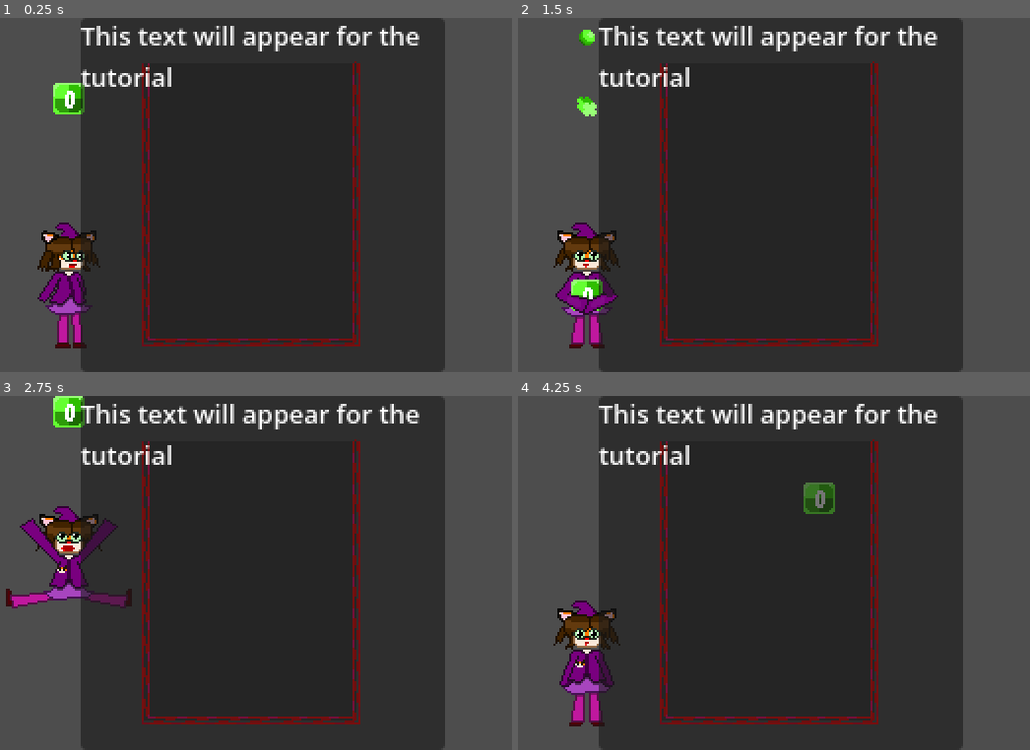
Above: before the commit, frames 1-4 (two rows, left to right).
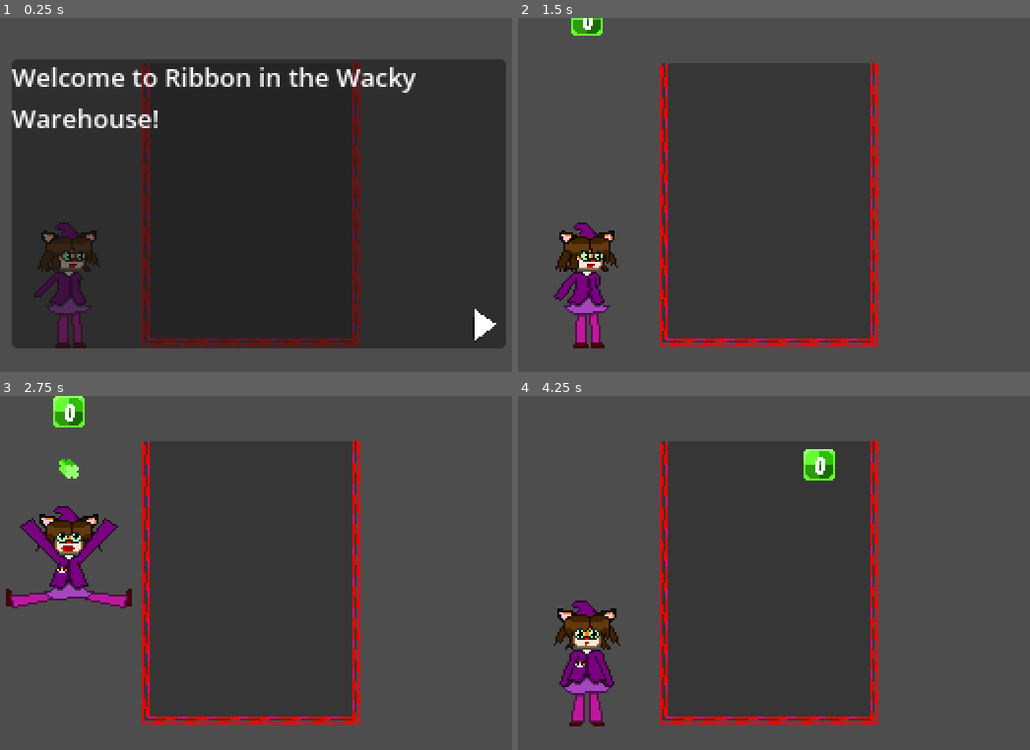
Above: after the commit, the same moments.

Repository: HuskyGameDev/2025f-team2
Game: Godot game, scene res://Scenes/TestScenes/TutorialLevel.tscn
Same seed, same stepped clock (60 frames per second), same inputs: the game is played once before the commit and once after it. This scene is started directly instead of the project's main scene.
Inputs (mouse positions are in pixels of both pictures, inside the frame that each line leads up to):
- Up to frame 1 (0.25 s): no input
- Up to frame 2 (1.5 s): click (1004, 322) at 0.52 s; click (1004, 322) at 1.27 s
- Up to frame 3 (2.75 s): hold Right (right) from 2.03 s (still down); hold Z (release) from 2.03 s (still down)
- Up to frame 4 (4.25 s): release Right (right) at 2.78 s; release Z (release) at 2.78 s; hold Down (down) 2.78-3.53 s; tap R (reroll) at 2.85 s; hold Right (right) from 3.53 s (still down); hold Z (release) from 3.53 s (still down)

The runs differ from the first frame. In frame 1, 35% of the frame differs, in the area x 2-99%, y 0-100%; in frame 2, 41%, in the area x 6-87%, y 0-100%; in frame 3, 39%; in frame 4, 40%.

Commit message:
lots of small things
Adjusted the painter enemy, now heals upon successful paint and loses health when it fails to paint. Started scripting the tutorial level. Moved the level select images folder to artwork.

Diff:
--- a/Scenes/TestScenes/LevelSelect.tscn
+++ b/Scenes/TestScenes/LevelSelect.tscn
@@ -2,7 +2,7 @@
 
 [ext_resource type="PackedScene" uid="uid://daayhk5gnjecm" path="res://Scenes/UI_Objects/level_select_button.tscn" id="1_oqg5x"]
 [ext_resource type="Script" uid="uid://c1tvvf4myq6lo" path="res://Scripts/UI_Scripts/OtherSceneButton.gd" id="2_4520y"]
-[ext_resource type="Texture2D" uid="uid://b1ra7nmrv2h07" path="res://Scenes/UI_Objects/LevelSelectImages/Screenshot 2025-10-28 014545.png" id="2_ro8ci"]
+[ext_resource type="Texture2D" uid="uid://b1ra7nmrv2h07" path="res://Artwork/LevelSelectImages/Screenshot 2025-10-28 014545.png" id="2_ro8ci"]
 
 [node name="LevelSelect" type="Node2D"]
 
--- a/Scenes/TestScenes/TutorialLevel.tscn
+++ b/Scenes/TestScenes/TutorialLevel.tscn
@@ -1,35 +1,56 @@
-[gd_scene load_steps=3 format=3 uid="uid://dgqkp7hs1rt6s"]
+[gd_scene load_steps=5 format=3 uid="uid://dgqkp7hs1rt6s"]
 
 [ext_resource type="PackedScene" uid="uid://co48nl1f8gywv" path="res://Scenes/TestScenes/TestScene.tscn" id="1_e6cgc"]
 [ext_resource type="Resource" uid="uid://bybgsal6s5ns2" path="res://Resources/TutorialOrder.tres" id="2_rsw4r"]
+[ext_resource type="Script" uid="uid://4yc2xwcc25wf" path="res://Scripts/Gameplay/TutorialControl.gd" id="3_e01v6"]
+[ext_resource type="Texture2D" uid="uid://c0bk8drpiwjwo" path="res://Artwork/UI/Arrow.png" id="4_ft24j"]
 
 [node name="TutorialLevel" type="Node2D"]
 
-[node name="Tutorial" parent="." instance=ExtResource("1_e6cgc")]
+[node name="LevelManager" parent="." instance=ExtResource("1_e6cgc")]
 levelOrder = ExtResource("2_rsw4r")
 
-[node name="Border" parent="Tutorial" index="0"]
+[node name="Border" parent="LevelManager" index="0"]
 default_color = Color(1, 0, 1, 1)
 
-[node name="Background" parent="Tutorial" index="4"]
+[node name="Background" parent="LevelManager" index="4"]
 visible = false
 
-[node name="TutorialTextAndController" type="Control" parent="."]
+[node name="TutorialController" type="Control" parent="." node_paths=PackedStringArray("label", "textbox")]
+process_mode = 3
 layout_mode = 3
 anchors_preset = 0
-offset_right = 104.0
-offset_bottom = 104.0
+offset_right = 320.0
+offset_bottom = 180.0
+script = ExtResource("3_e01v6")
+label = NodePath("TextBox/Text")
+textbox = NodePath("TextBox")
 
-[node name="TextBox" type="Panel" parent="TutorialTextAndController"]
-offset_left = 72.0
-offset_right = 257.0
-offset_bottom = 180.0
+[node name="TextBox" type="Panel" parent="TutorialController"]
+layout_mode = 0
+offset_left = 37.0
+offset_top = 21.0
+offset_right = 288.0
+offset_bottom = 168.0
 
-[node name="Text" type="Label" parent="TutorialTextAndController/TextBox"]
-offset_right = 186.0
-offset_bottom = 180.0
+[node name="Text" type="Label" parent="TutorialController/TextBox"]
+layout_mode = 0
+offset_right = 252.0
+offset_bottom = 147.0
 theme_override_font_sizes/font_size = 13
 text = "This text will appear for the tutorial"
 autowrap_mode = 2
 
-[editable path="Tutorial"]
+[node name="NextButton" type="TextureButton" parent="TutorialController/TextBox"]
+layout_mode = 0
+offset_left = 229.0
+offset_top = 122.0
+offset_right = 251.0
+offset_bottom = 147.0
+texture_normal = ExtResource("4_ft24j")
+ignore_texture_size = true
+stretch_mode = 0
+
+[connection signal="pressed" from="TutorialController/TextBox/NextButton" to="TutorialController" method="_on_next_button_pressed"]
+
+[editable path="LevelManager"]
--- a/Scenes/UI_Objects/level_select_button.tscn
+++ b/Scenes/UI_Objects/level_select_button.tscn
@@ -1,6 +1,6 @@
 [gd_scene load_steps=3 format=3 uid="uid://daayhk5gnjecm"]
 
-[ext_resource type="Texture2D" uid="uid://4tcmmpu5ywxt" path="res://Scenes/UI_Objects/LevelSelectImages/Screenshot 2025-10-28 010829.png" id="1_majh7"]
+[ext_resource type="Texture2D" uid="uid://4tcmmpu5ywxt" path="res://Artwork/LevelSelectImages/Screenshot 2025-10-28 010829.png" id="1_majh7"]
 [ext_resource type="Script" uid="uid://c1tvvf4myq6lo" path="res://Scripts/UI_Scripts/OtherSceneButton.gd" id="2_5xsv1"]
 
 [node name="LevelSelectTemplate" type="Control"]
@@ -28,7 +28,7 @@
 modulate = Color(1, 1, 1, 0)
 layout_mode = 0
 offset_right = 80.0
-offset_bottom = 64.0
+offset_bottom = 72.0
 script = ExtResource("2_5xsv1")
 
 [connection signal="pressed" from="Button" to="Button" method="_on_pressed"]
--- a/Scripts/Gameplay/PainterEnemy.gd
+++ b/Scripts/Gameplay/PainterEnemy.gd
@@ -6,6 +6,7 @@
 		return
 
 	# paint neighbors (use safe typing)
+	var didPaint = false
 	var dirs = [Vector2i(1,0), Vector2i(-1,0), Vector2i(0,1), Vector2i(0,-1)]
 	for d in dirs:
 		var nx: int = bPosition.x + d.x
@@ -15,8 +16,14 @@
 			if neighbor != null and neighbor.bType == BlockType.Block:
 				# choose a random valid palette index on the neighbor
 				if neighbor.palletes != null and neighbor.palletes.size() > 0:
+					#every time the painter successfully paints, it gains one health
+					didPaint = true
+					take_damage(-1)
 					var idx = randi_range(0, neighbor.palletes.size() - 1)
 					neighbor._set_color(idx)
+	#checks for if the painter painted after trying to paint
+	if(!didPaint):
+		take_damage(1)
 
 	# attempt move left or right after painting
 	var dir = -1 if randf() < 0.5 else 1
--- /dev/null
+++ b/Scripts/Gameplay/TutorialControl.gd
@@ -0,0 +1,64 @@
+extends Control
+
+@export var label: Label
+@export var textbox: Panel
+
+# Complete control of everything that happens within the tutorial level
+
+# upon loading in, pause immediately "welcome to Ribbon in the Wacky Warehouse!"
+#"In a moment you will be thrown a block, and then magic crystals will start filling it"
+
+func _ready() -> void:
+	setText("Welcome to Ribbon in the Wacky Warehouse!")
+	get_tree().paused = true
+
+#easy way to set text
+func setText(s: String):
+	label.text = s
+
+#tracks the current phase of the tutorial
+#not exclusively incremented by the button
+var phase = 0
+#phase 0 is when the level is first entered: paused + welcome
+#phase 1: "block will given"
+#phase 2: unpauses, set timer, wait for block to fill to 10 -> phase 3
+	#or if player throws block -> phase 5
+#level manager has a function create block that returns the block, use this to track it being filled
+
+#phase 3: pauses again "throw block when filled"
+#phase 4: stop crystal flow, wait for player to throw block
+#phase 5: give player a block of same color to phase 2, already filled,
+	#tell them to throw it and land it on the previous block
+	#repeat until they get it right
+#phase 6: give player an arrow, pause, explain the arrow
+#phase 7: let player throw the arrow
+#phase 8: after throw arrow, prefilled box to 19 and let 1 crystal fall, this is bomb
+#phase 9: spawn an enemy, only give player block of same color
+
+#goes to next phase
+func _on_next_button_pressed() -> void:
+	phase += 1
+	print("next")
+	match phase:
+		1:
+			setText("In a moment you will be thrown a block, and then magic crystals will start filling it!")
+		2:
+			makeTextDisappear()
+			get_tree().paused = false
+		4:
+			print("phase 4?")
+		_:
+			pass
+
+#self explanatory
+func makeTextDisappear():
+	textbox.visible = false
+
+func makeTextreappear():
+	textbox.visible = true
+
+
+
+# Called every frame. 'delta' is the elapsed time since the previous frame.
+func _process(delta: float) -> void:
+	pass
Renamed: Scenes/UI_Objects/LevelSelectImages/Screenshot 2025-10-28 010829.png -> Artwork/LevelSelectImages/Screenshot 2025-10-28 010829.png
Not shown, added: Artwork/LevelSelectImages/Screenshot 2025-10-28 010829.png.import
Renamed: Scenes/UI_Objects/LevelSelectImages/Screenshot 2025-10-28 014545.png -> Artwork/LevelSelectImages/Screenshot 2025-10-28 014545.png
Not shown, changed: Artwork/LevelSelectImages/Screenshot 2025-10-28 014545.png.import
Binary file added: Artwork/UI/Arrow.png
Not shown, changed: Artwork/UI/Arrow.png.import
Not shown, added: Scripts/Gameplay/TutorialControl.gd.uid
